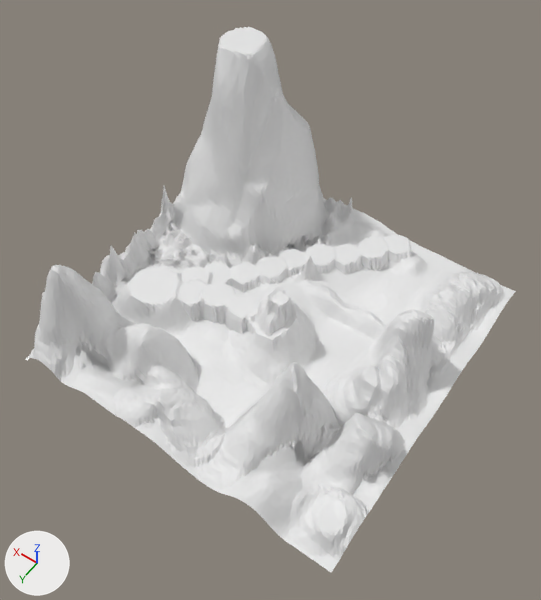
Before and after pictures for a commit that changed the FBX model Assets/cosas/Terrain/terrain.fbx.
Camera for both pictures: a 50 mm camera at (-1215.0, 539.0, 1728.0) aimed at (-534.0, -414.0, 230.0). The lights are fixed; the arrows at lower left show +X, +Y and +Z. Where no turn or scale is listed for an object, it has been applied to the vertices.

The first picture shows 'Terrain'.
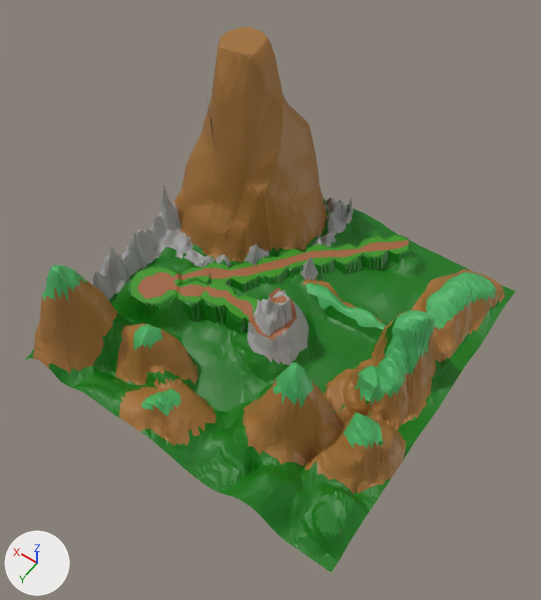
Pixel boxes (x1, y1, x2, y2) of what changed, in the pictures (541 x 600 px):
'Terrain', recoloured, reshaped
    both: (25, 27, 516, 572)
part 1 of me_terrain, built on
    before: (177, 265, 284, 350)
    after: (131, 235, 409, 350)
part 2 of me_terrain, added
    after: (205, 94, 226, 192)
part 3 of me_terrain, recoloured (white to green)
    both: (42, 265, 496, 450)
part 4 of me_terrain, recoloured (white to green)
    both: (164, 235, 407, 320)
part 5 of me_terrain, recoloured (grey to brown)
    both: (33, 27, 505, 494)
part 6 of me_terrain, recoloured
    both: (92, 186, 353, 366)
part 7 of me_terrain, recoloured (white to brown)
    both: (177, 274, 297, 340)

The change, as a list of edits to the scene's bpy script:
```text
Change mat_default_obj:
    mat_default_obj.base_color: (0.8, 0.8, 0.8) -> (0.00358, 0.179, 0.00298)  # white #e7e7e7 -> dark green #0c750a
Add mat_arriba_montañas:
    mat_arriba_montañas = principled_material('arriba_montañas')
    mat_arriba_montañas.base_color = (0.0688, 0.448, 0.128)  # green #4ab364
Add mat_paso:
    mat_paso = principled_material('paso')
    mat_paso.base_color = (0.351, 0.122, 0.0459)  # brown #a0623c
Add mat_montañas:
    mat_montañas = principled_material('montañas')
    mat_montañas.base_color = (0.359, 0.162, 0.0331)  # brown #a27033
Add mat_piedra:
    mat_piedra = principled_material('piedra')
    mat_piedra.base_color = (0.359, 0.359, 0.359)  # grey #a2a2a2
Add mat_camino:
    mat_camino = principled_material('camino')
    mat_camino.base_color = (0.0393, 0.288, 0.00795)  # green #389216
Change me_terrain:
    used by ob_terrain; location = (0.0, 0.0, 0.0)
    remove me_terrain.from_pydata(...)  # 7967 vertices, 15630 faces; spans x -1000.0..0.0, y -1000.0..0.0, z 0.0..600.0
    add me_terrain.from_pydata(...)  # 8273 vertices, 15938 faces; spans x -1000.0..0.0, y -1000.0..0.0, z 0.0..600.0
    me_terrain part 1: 16 vertices moved from x -539.0..-203.0, y -485.0..-375.0, z 69.0..206.0 to x -544.0..-200.0, y -482.0..-375.0, z 69.0..205.0; 6 vertices removed from x -534.0..-265.0, y -500.0..-414.0, z 68.0..205.0; 305 vertices added at x -665.0..-138.0, y -933.0..-304.0, z 64.0..206.0
    me_terrain part 2: 7 vertices added at x -181.0..-65.0, y -769.0..-681.0, z 286.0..461.0
    me_terrain part 3: 1614 faces spanning x -967.0..-47.0, y -972.0..-42.0, z 21.0..350.0 switch from mat_default_obj (white #e7e7e7) to mat_arriba_montañas (green #4ab264)
    me_terrain part 4: 65 faces spanning x -664.0..-216.0, y -946.0..-325.0, z 59.0..104.0 switch from mat_default_obj (white #e7e7e7) to mat_camino (green #389216)
    me_terrain part 5: 6347 faces spanning x -1000.0..0.0, y -1000.0..0.0, z 0.0..600.0 switch from mat_default_obj (white #e7e7e7) to mat_montañas (brown #a17033)
    me_terrain part 6: 2076 faces spanning x -627.0..0.0, y -1000.0..-148.0, z 4.0..222.0 switch from mat_default_obj (white #e7e7e7) to mat_piedra (grey #a1a1a1)
    me_terrain part 7: 74 faces spanning x -586.0..-202.0, y -485.0..-375.0, z 89.0..202.0 switch from mat_default_obj (white #e7e7e7) to mat_paso (brown #a0623c)
```
